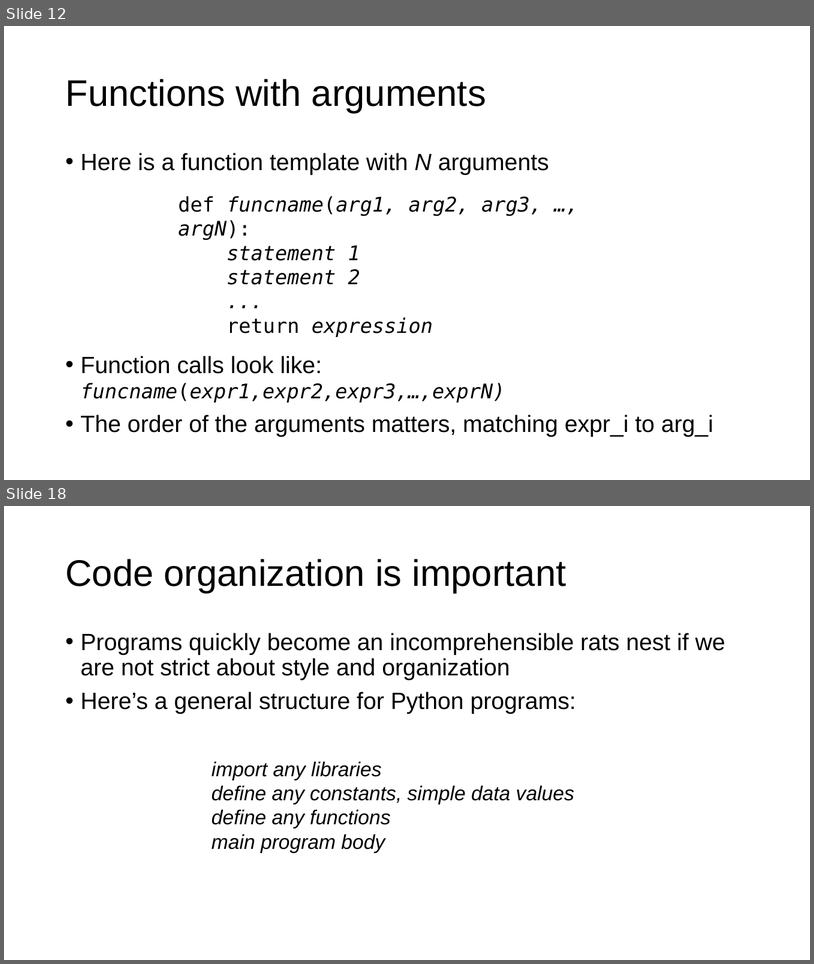
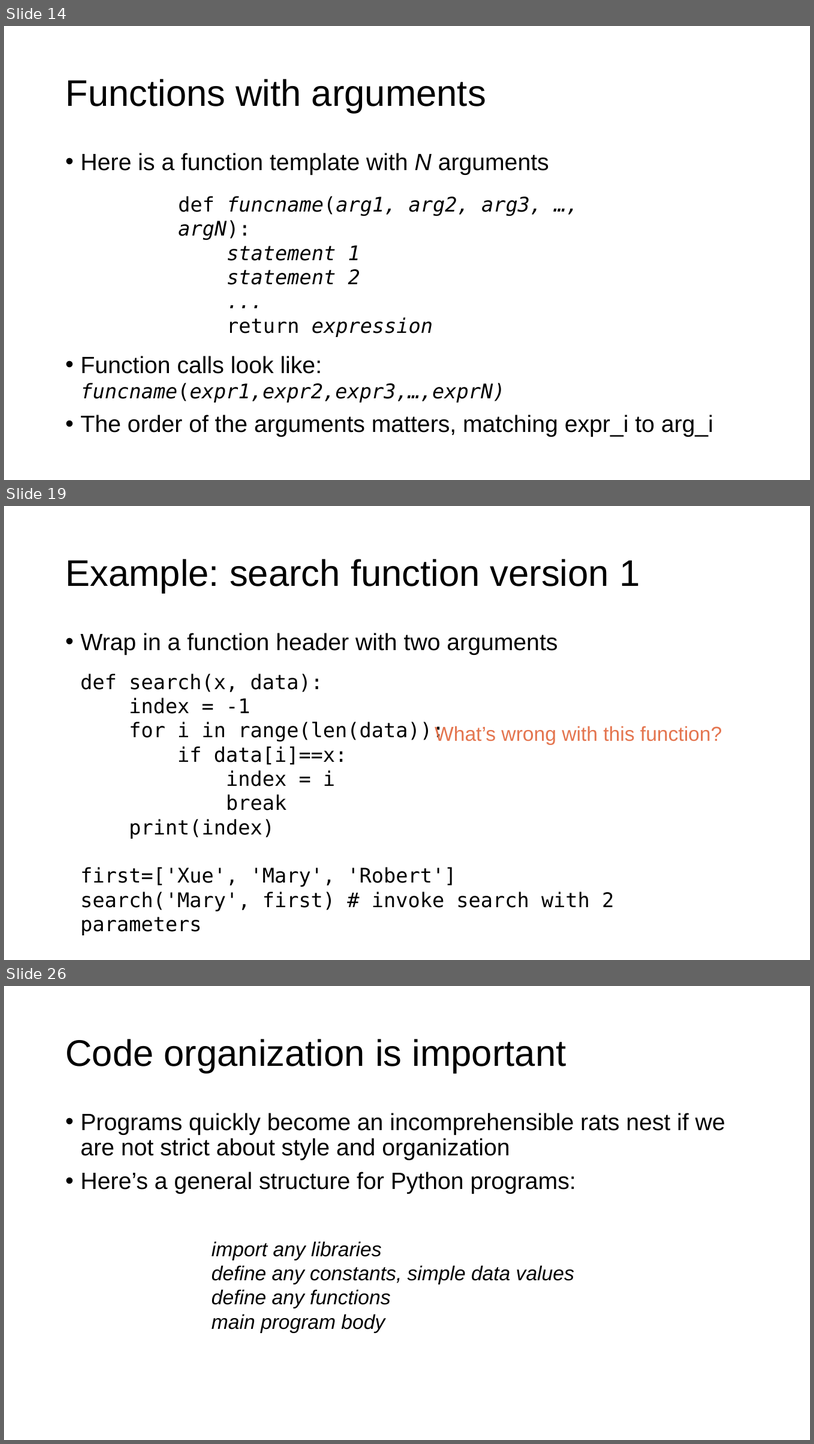
Before and after one commit to parrt/msds501, a slide deck: slides/functions.pptx. Shown one above the other, each under a label of ours: slides 12 and 18 before the commit, slides 14, 19 and 26 after it; the slides between them are not shown. The pictures are 814x964 and 814x1444 pixels, drawn with LibreOffice and Linux fonts; fonts in the diff are those of the drawing; background and template pictures are left out. Boxes give left, top, right and bottom in pixels: in the first picture for what was removed or moved away, otherwise in the second. Text is boxed around its words. In the diff, an @@ line names an element or a change of style, - is before the commit and + after.

```diff
--- a/slides/functions.pptx
+++ b/slides/functions.pptx
@@ slide 19 added at (4, 506, 810, 960), background #FFFFFF @@
@@ title added at (65, 559, 640, 593), 44 pt, text #000000 @@
+Example: search function version 1
@@ text added at (81, 633, 558, 655), 28 pt, text #000000 @@
+• Wrap in a function header with two arguments
@@ text added at (80, 673, 614, 911), 24 pt, text #000000 @@
+def search(x, data):
+index = -1
+for i in range(len(data)):
+if data[i]==x:
+index = i
+break
+print(index)
+first=['Xue', 'Mary', 'Robert']
+search('Mary', first) # invoke search with 2 parameters
@@ text added at (435, 726, 722, 745), 24 pt, text #E4754F @@
+What’s wrong with this function?
@@ what was slide 12 is now slide 14 @@
@@ what was slide 18 is now slide 26 @@
```
Also in this commit, not shown: 11 slides changed, 7 other slides added, 4 other files.
